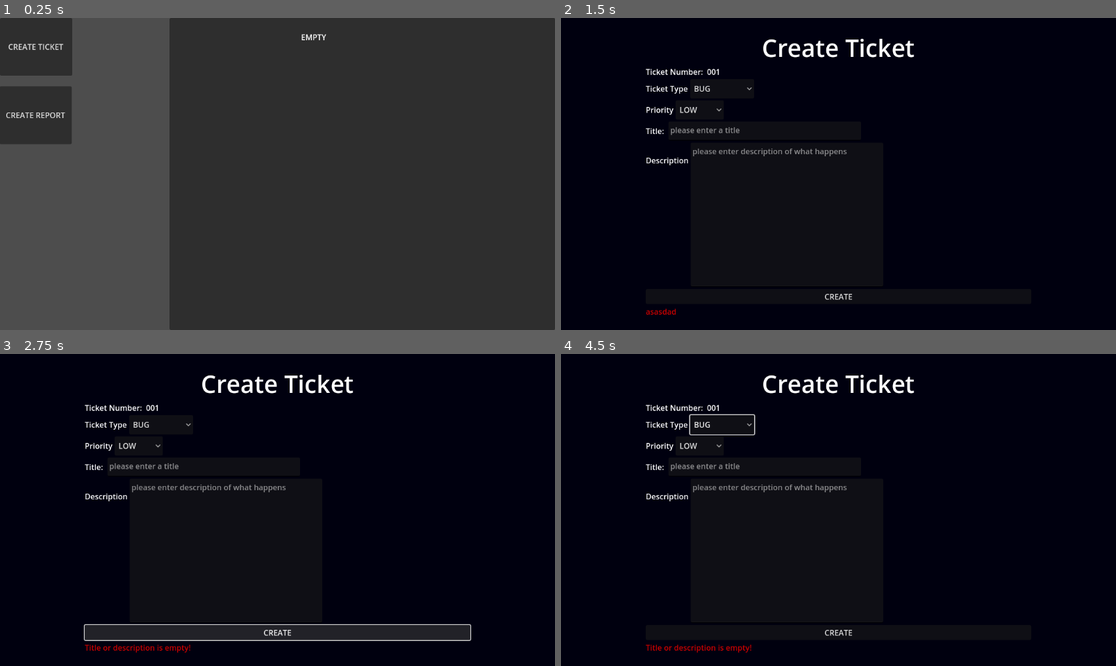
Above: before the commit, frames 1-4 (two rows, left to right).
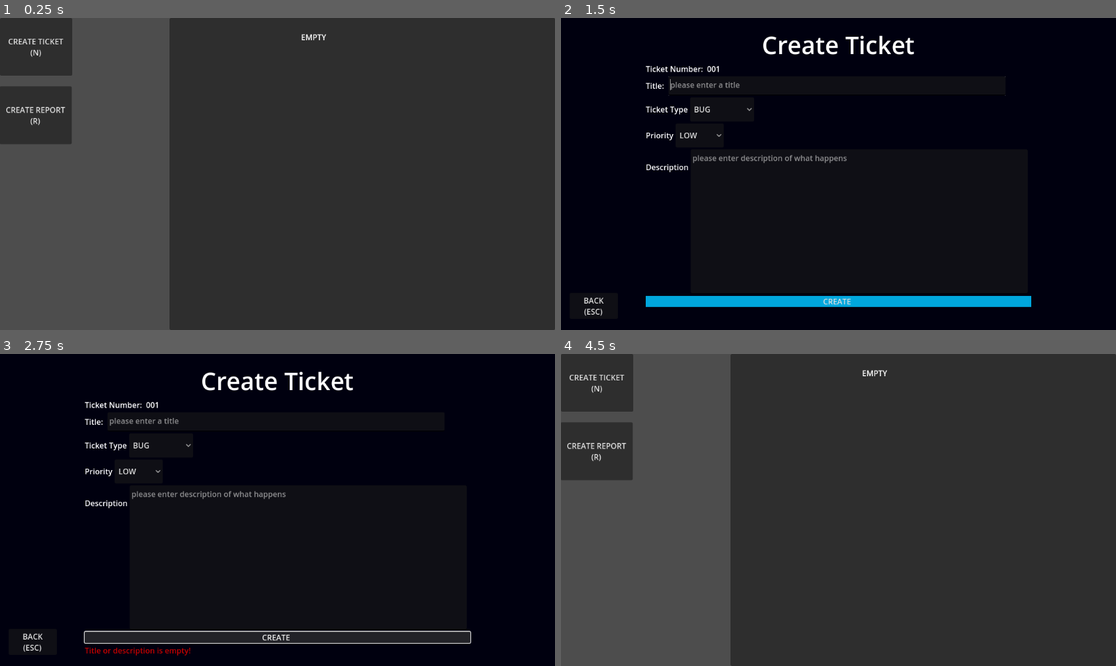
Above: after the commit, the same moments.

Repository: mathew-tran/report-template
Game: Godot game, scene res://main.tscn
Same seed, same stepped clock (60 frames per second), same inputs: the game is played once before the commit and once after it.
Inputs (mouse positions are in pixels of both pictures, inside the frame that each line leads up to):
- Up to frame 1 (0.25 s): no input
- Up to frame 2 (1.5 s): click "CREATE TICKET" (after the commit: "CREATE TICKET (N)") at 0.5 s; click "CREATE REPORT" (after the commit: "CREATE REPORT (R)") at 1.25 s
- Up to frame 3 (2.75 s): click "CREATE" at 2 s
- Up to frame 4 (4.5 s): click (594, 641) at 2.75 s, where only the run after the commit has a clickable "BACK (ESC)"; click (721, 425) at 3.5 s, where only the run before the commit has a clickable "BUG"; click (699, 444) at 4.25 s, where only the run before the commit has a clickable "LOW"

The runs differ from the first frame. In frame 1, 0.5% of the frame differs, in the area x 1-12%, y 6-35%; in frame 2, 5.0%; in frame 3, 4.8%; in frame 4, 100%, in the area x 0-100%, y 0-100%.

Commit message:
work on report template

Diff:
--- a/Prefabs/BugEditPanel.tscn
+++ b/Prefabs/BugEditPanel.tscn
@@ -1,9 +1,15 @@
-[gd_scene load_steps=3 format=3 uid="uid://3sjsni2clauj"]
+[gd_scene load_steps=5 format=3 uid="uid://3sjsni2clauj"]
 
 [ext_resource type="Script" uid="uid://bao0yxeelao7a" path="res://Scripts/BugEditPanel.gd" id="1_d3f8o"]
 
 [sub_resource type="StyleBoxFlat" id="StyleBoxFlat_d3f8o"]
 bg_color = Color(0.000102518, 7.71506e-05, 0.0578361, 1)
+
+[sub_resource type="StyleBoxFlat" id="StyleBoxFlat_2crkb"]
+bg_color = Color(3.36915e-07, 0.258509, 0.351336, 1)
+
+[sub_resource type="StyleBoxFlat" id="StyleBoxFlat_j43sb"]
+bg_color = Color(3.46541e-06, 0.655732, 0.866172, 1)
 
 [node name="Panel" type="Panel" node_paths=PackedStringArray("TicketChoice", "PriorityChoice", "TitleText", "DescriptionText", "UpdateButton", "BugNumberText", "ErrorText")]
 anchors_preset = 15
@@ -54,7 +60,21 @@
 layout_mode = 2
 text = "001"
 
+[node name="HBoxContainer" type="HBoxContainer" parent="VBoxContainer"]
+layout_mode = 2
+
+[node name="Label" type="Label" parent="VBoxContainer/HBoxContainer"]
+layout_mode = 2
+text = "Title: "
+
+[node name="TitleText" type="TextEdit" parent="VBoxContainer/HBoxContainer"]
+custom_minimum_size = Vector2(700, 40)
+layout_mode = 2
+focus_next = NodePath("../../HBoxContainer2/TicketChoice")
+placeholder_text = "please enter a title"
+
 [node name="HBoxContainer2" type="HBoxContainer" parent="VBoxContainer"]
+custom_minimum_size = Vector2(0, 50)
 layout_mode = 2
 
 [node name="Label" type="Label" parent="VBoxContainer/HBoxContainer2"]
@@ -64,6 +84,7 @@
 [node name="TicketChoice" type="OptionButton" parent="VBoxContainer/HBoxContainer2"]
 custom_minimum_size = Vector2(100, 40)
 layout_mode = 2
+focus_next = NodePath("../../HBoxContainer3/PriorityChoice")
 selected = 0
 item_count = 3
 popup/item_0/text = "BUG"
@@ -74,6 +95,7 @@
 popup/item_2/id = 2
 
 [node name="HBoxContainer3" type="HBoxContainer" parent="VBoxContainer"]
+custom_minimum_size = Vector2(0, 50)
 layout_mode = 2
 
 [node name="Label" type="Label" parent="VBoxContainer/HBoxContainer3"]
@@ -83,6 +105,7 @@
 [node name="PriorityChoice" type="OptionButton" parent="VBoxContainer/HBoxContainer3"]
 custom_minimum_size = Vector2(100, 40)
 layout_mode = 2
+focus_next = NodePath("../../HBoxContainer4/DescriptionText")
 selected = 0
 item_count = 3
 popup/item_0/text = "LOW"
@@ -91,18 +114,6 @@
 popup/item_1/id = 1
 popup/item_2/text = "HIGH"
 popup/item_2/id = 2
-
-[node name="HBoxContainer" type="HBoxContainer" parent="VBoxContainer"]
-layout_mode = 2
-
-[node name="Label" type="Label" parent="VBoxContainer/HBoxContainer"]
-layout_mode = 2
-text = "Title: "
-
-[node name="TitleText" type="TextEdit" parent="VBoxContainer/HBoxContainer"]
-custom_minimum_size = Vector2(400, 40)
-layout_mode = 2
-placeholder_text = "please enter a title"
 
 [node name="HBoxContainer4" type="HBoxContainer" parent="VBoxContainer"]
 custom_minimum_size = Vector2(0, 300)
@@ -114,17 +125,40 @@
 text = "Description"
 
 [node name="DescriptionText" type="TextEdit" parent="VBoxContainer/HBoxContainer4"]
-custom_minimum_size = Vector2(400, 40)
+custom_minimum_size = Vector2(700, 40)
 layout_mode = 2
+focus_next = NodePath("../../Button")
 placeholder_text = "please enter description of what happens"
 
 [node name="Button" type="Button" parent="VBoxContainer"]
 layout_mode = 2
-text = "CREATE"
+focus_next = NodePath("../HBoxContainer/TitleText")
+theme_override_styles/pressed = SubResource("StyleBoxFlat_2crkb")
+theme_override_styles/normal = SubResource("StyleBoxFlat_j43sb")
+text = "CREATE "
 
 [node name="Errorlabel" type="Label" parent="VBoxContainer"]
 self_modulate = Color(0.787542, 4.16331e-06, 5.77569e-07, 1)
 layout_mode = 2
 text = "asasdad"
 
+[node name="BackButton" type="Button" parent="."]
+custom_minimum_size = Vector2(100, 50)
+layout_mode = 1
+anchors_preset = 7
+anchor_left = 0.5
+anchor_top = 1.0
+anchor_right = 0.5
+anchor_bottom = 1.0
+offset_left = -558.0
+offset_top = -73.0
+offset_right = -458.0
+offset_bottom = -23.0
+grow_horizontal = 2
+grow_vertical = 0
+text = "BACK
+(ESC)"
+
+[connection signal="visibility_changed" from="." to="." method="_on_visibility_changed"]
 [connection signal="button_up" from="VBoxContainer/Button" to="." method="_on_button_button_up"]
+[connection signal="button_up" from="BackButton" to="." method="_on_back_button_button_up"]
--- a/Scripts/Autoload/Helper.gd
+++ b/Scripts/Autoload/Helper.gd
@@ -26,13 +26,38 @@
 		"str" : GetPriorityString(index)
 	})
 
-func PrettyPrintBugData(bugData, bugNumber = 1):
+func GetEmoticonFromType(type):
+	match type:
+		TICKET_TYPE.BUG:
+			return "🐛"
+		TICKET_TYPE.FEEDBACK:
+			return "💬"
+		TICKET_TYPE.SUGGESTION:
+			return "💡"
+
+func PrettyPrintBugData(bugData, bugNumber = 1, bugMax = 1):
 	var str = ""
 	str += "<table border='1' cellpadding='5' cellspacing='0'>"
-	str += "<tr><th>Ticket #</th><td>" + str(bugNumber) + "</td></tr>"
-	str += "<tr><th>Type</th><td>" + GetTicketTypeString(bugData["Type"]) + "</td></tr>"
-	str += "<tr><th>Priority</th><td>" + GetPriorityHTMLString("p", bugData["Priority"]) + "</td></tr>"
-	str += "<tr><th>Title</th><td>" + bugData["Title"] + "</td></tr>"
-	str += "<tr><th>Description</th><td>" + bugData["Desc"] + "</td></tr>"
+	str += "<tr><td><h4>Ticket #:</b> " + str(bugNumber) + "/" + str(bugMax) + "</td></tr>"
+	str += "<tr><td><b>Type:</b> " + GetTicketTypeString(bugData["Type"]) + GetEmoticonFromType(bugData["Type"]) + "</td></tr>"
+	str += "<tr><td><b>Priority:</b> " + GetPriorityHTMLString("span", bugData["Priority"]) + "</td></tr>"
+	str += "<tr><td><b>Title:</b> " + bugData["Title"] + "</td></tr>"
+
+	var bugDesc = ""
+	for desc in bugData["Desc"].split("\n"):
+		bugDesc += "<p>" + desc + "</p>"
+	str += "<tr><td><b>Description:</b> <br>" + bugDesc + "</td></tr>"
 	str += "</table>"
 	return str
+
+func PrettyPrintFeedbackData(bugData, bugNumber = 1, bugMax = 1):
+	var str = ""
+	var bugDesc = ""
+	for desc in bugData["Desc"].split("\n"):
+		bugDesc += desc.strip_edges() + "<br>"
+	bugDesc = bugDesc.strip_edges()
+	bugDesc = bugDesc.rstrip("<br>")
+	str += "<table border='1' cellpadding='2' cellspacing='0' style='margin-bottom:4px;'>"
+	str += "<tr><td><b>" + str(bugNumber) + "/" + str(bugMax) + "</b> " + GetEmoticonFromType(bugData["Type"]) + " " + bugDesc + "</td></tr>"
+	str += "</table>"
+	return str
--- a/Scripts/BugEditPanel.gd
+++ b/Scripts/BugEditPanel.gd
@@ -7,6 +7,8 @@
 @export var UpdateButton : Button
 @export var BugNumberText : Label
 @export var ErrorText : Label
+
+var bCanTab = true
 func GetData():
 	return {
 		"BugNumber" : BugNumberText.text,
@@ -20,10 +22,36 @@
 	return TitleText.text != "" and DescriptionText.text != ""
 
 func _on_button_button_up() -> void:
-	if CanUpdate():
-		print(GetData())
-		Finder.GetMainControl().OnBugAdded.emit(GetData())
-		visible = false
-		ErrorText.text = ""
+	if is_visible_in_tree():
+		if CanUpdate():
+			print(GetData())
+			Finder.GetMainControl().OnBugAdded.emit(GetData())
+			visible = false
+			ErrorText.text = ""
+		else:
+			ErrorText.text = "Title or description is empty!"
+
+func _process(delta: float) -> void:
+	if is_visible_in_tree():
+		if Input.is_action_pressed("escape"):
+			visible = false
 	else:
-		ErrorText.text = "Title or description is empty!"
+		if Input.is_action_just_pressed("new_bug"):
+			visible = true
+		if Input.is_action_just_pressed("create_report"):
+			Finder.GetMainControl().CreateReport()
+func _on_visibility_changed() -> void:
+	if is_visible_in_tree():
+		Reset()
+
+func Reset():
+	TicketChoice.select(0)
+	PriorityChoice.select(0)
+	TitleText.text = ""
+	DescriptionText.text = ""
+	ErrorText.text = ""
+	TitleText.grab_focus()
+
+
+func _on_back_button_button_up() -> void:
+	visible = false
--- a/Scripts/MainControl.gd
+++ b/Scripts/MainControl.gd
@@ -11,23 +11,30 @@
 	var tickets = Finder.GetBugsOverview().GetTicketsOfType(type)
 	if tickets.size() == 0:
 		return ""
-	var ticketString = "<h1>{title} ({amount}):</h1><br>".format({
+	var ticketString = "<h3>{emoticon}{title} ({amount}):</h3><br>".format({
+		"emoticon" : Helper.GetEmoticonFromType(type),
 		"title" : title,
 		"amount" : str(tickets.size())
 	})
 	var index = 1
+	var size = tickets.size()
 	for ticket in tickets:
 		var str = ""
-		str += Helper.PrettyPrintBugData(ticket, index)
-		ticketString += str + "<br>"
+		if type == Helper.TICKET_TYPE.BUG:
+			str += Helper.PrettyPrintBugData(ticket, index, size)
+			ticketString += str + "<br>"
+		else:
+			str += Helper.PrettyPrintFeedbackData(ticket, index, size)
+			ticketString += str
 		index += 1
 	return ticketString
 
-func _on_create_report_button_button_up() -> void:
+func CreateReport():
 	var tickets = str(Finder.GetBugsOverview().GetTicketAmount())
 	var bugString = CreateSection(Helper.TICKET_TYPE.BUG, "BUGS")
 	var feedbackString = CreateSection(Helper.TICKET_TYPE.FEEDBACK, "FEEDBACK")
 	var suggestionString = CreateSection(Helper.TICKET_TYPE.SUGGESTION, "SUGGESTIONS")
+
 	var file = FileAccess.open("user://example.html", FileAccess.WRITE)
 	if file:
 		var html = "
@@ -35,6 +42,19 @@
 	.HIGH { color: red; }
 	.MEDIUM { color: orange; }
 	.LOW { color: green; }
+	table {
+	  border-collapse: collapse;
+	  width: 100%;
+	  margin-bottom: 1em;
+	}
+	td {
+	  border: 1px solid #ccc;
+	  padding: 8px;
+	  vertical-align: top;
+	}
+	tr:nth-child(even) {
+	  background-color: #f9f9f9;
+	}
 	</style>
 		<html>
 		<head><title>REPORT</title></head>
@@ -44,7 +64,6 @@
 			<h3 class='MEDIUM'>Medium</h3> <p>- Missing assets / images, but does not break the game entirely</p>
 			<h3 class='LOW'>Low</h3> <p>- A minor issue like a grammatical error</p>
 			<br><br>
-
 			{Bugs}
 			{Feedback}
 			{Suggestions}
@@ -58,3 +77,6 @@
 		file.store_string(html)
 		file.close()
 	OS.shell_open(ProjectSettings.globalize_path("user://example.html"))
+
+func _on_create_report_button_button_up() -> void:
+	CreateReport()
--- a/main.tscn
+++ b/main.tscn
@@ -13,7 +13,8 @@
 custom_minimum_size = Vector2(150, 120)
 offset_right = 8.0
 offset_bottom = 8.0
-text = "CREATE TICKET"
+text = "CREATE TICKET
+(N)"
 
 [node name="CreateReportButton" type="Button" parent="."]
 custom_minimum_size = Vector2(150, 120)
@@ -21,7 +22,8 @@
 offset_top = 142.0
 offset_right = 149.0
 offset_bottom = 262.0
-text = "CREATE REPORT"
+text = "CREATE REPORT
+(R)"
 
 [node name="Panel" parent="." instance=ExtResource("1_ig7tw")]
 visible = false
--- a/project.godot
+++ b/project.godot
@@ -19,3 +19,26 @@
 
 Finder="*res://Scripts/Autoload/Finder.gd"
 Helper="*res://Scripts/Autoload/Helper.gd"
+
+[input]
+
+enter_bug={
+"deadzone": 0.2,
+"events": [Object(InputEventKey,"resource_local_to_scene":false,"resource_name":"","device":-1,"window_id":0,"alt_pressed":false,"shift_pressed":false,"ctrl_pressed":false,"meta_pressed":false,"pressed":false,"keycode":0,"physical_keycode":96,"key_label":0,"unicode":96,"location":0,"echo":false,"script":null)
+]
+}
+new_bug={
+"deadzone": 0.2,
+"events": [Object(InputEventKey,"resource_local_to_scene":false,"resource_name":"","device":-1,"window_id":0,"alt_pressed":false,"shift_pressed":false,"ctrl_pressed":false,"meta_pressed":false,"pressed":false,"keycode":0,"physical_keycode":78,"key_label":0,"unicode":110,"location":0,"echo":false,"script":null)
+]
+}
+escape={
+"deadzone": 0.2,
+"events": [Object(InputEventKey,"resource_local_to_scene":false,"resource_name":"","device":-1,"window_id":0,"alt_pressed":false,"shift_pressed":false,"ctrl_pressed":false,"meta_pressed":false,"pressed":false,"keycode":0,"physical_keycode":4194305,"key_label":0,"unicode":0,"location":0,"echo":false,"script":null)
+]
+}
+create_report={
+"deadzone": 0.2,
+"events": [Object(InputEventKey,"resource_local_to_scene":false,"resource_name":"","device":-1,"window_id":0,"alt_pressed":false,"shift_pressed":false,"ctrl_pressed":false,"meta_pressed":false,"pressed":false,"keycode":0,"physical_keycode":82,"key_label":0,"unicode":114,"location":0,"echo":false,"script":null)
+]
+}
